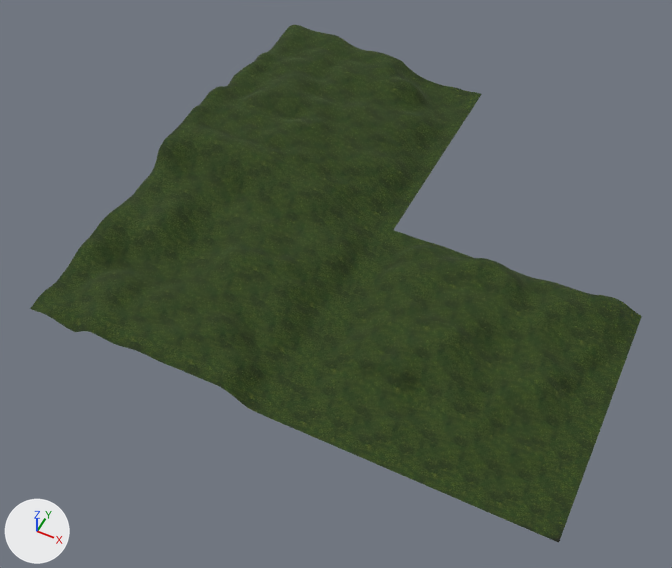
What one commit did to the COLLADA model public/Assets/terrain_0_0.dae.
Rendered twice from a camera (50 mm lens) standing at (148.0, -197.0, 263.0) and looking at (38.0, 22.0, -10.0). Every picture has the same lights, and +X, +Y and +Z are marked at lower left.
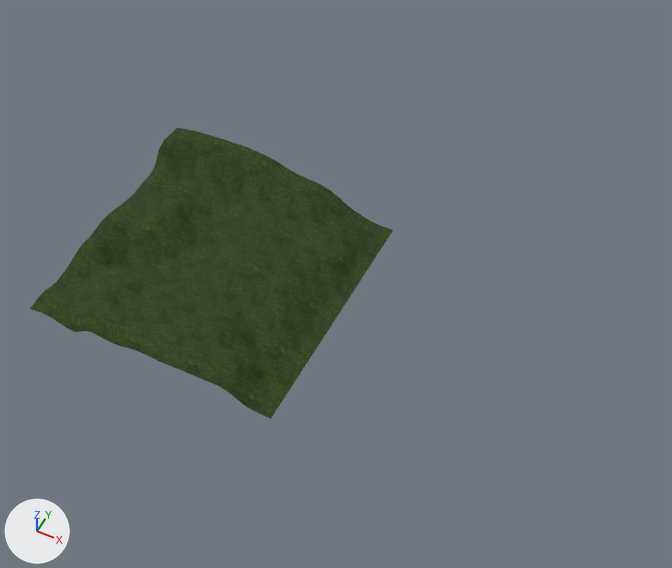
Commit message: Started terrain editor
started terrain editor

Location of each change, (x1, y1, x2, y2) in pixels of the pictures (672 x 568 px):
'Plane_000', deleted (green): before (271, 230, 642, 543)
'Plane_002', deleted (green): before (177, 25, 481, 230)

Diff of the bpy script that builds the scene:
```diff
--- a/public/Assets/terrain_0_0.dae.py
+++ b/public/Assets/terrain_0_0.dae.py
@@ ob_plane_002 @@
-ob_plane_002 = bpy.data.objects.new('Plane_002', me_plane_003)
-ob_plane_002.location = (0.0, 0.0, 0.0)
@@ ob_plane_000 @@
-ob_plane_000 = bpy.data.objects.new('Plane_000', me_plane_007)
-ob_plane_000.location = (0.0, 0.0, 0.0)
```
